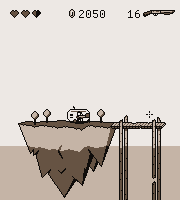
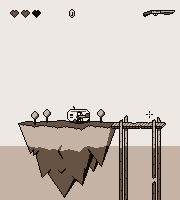
Two versions of the same layered image (180px x 200px). Layer-by-layer changes:
painted on "New Layer" over [33, 10, 174, 18]
